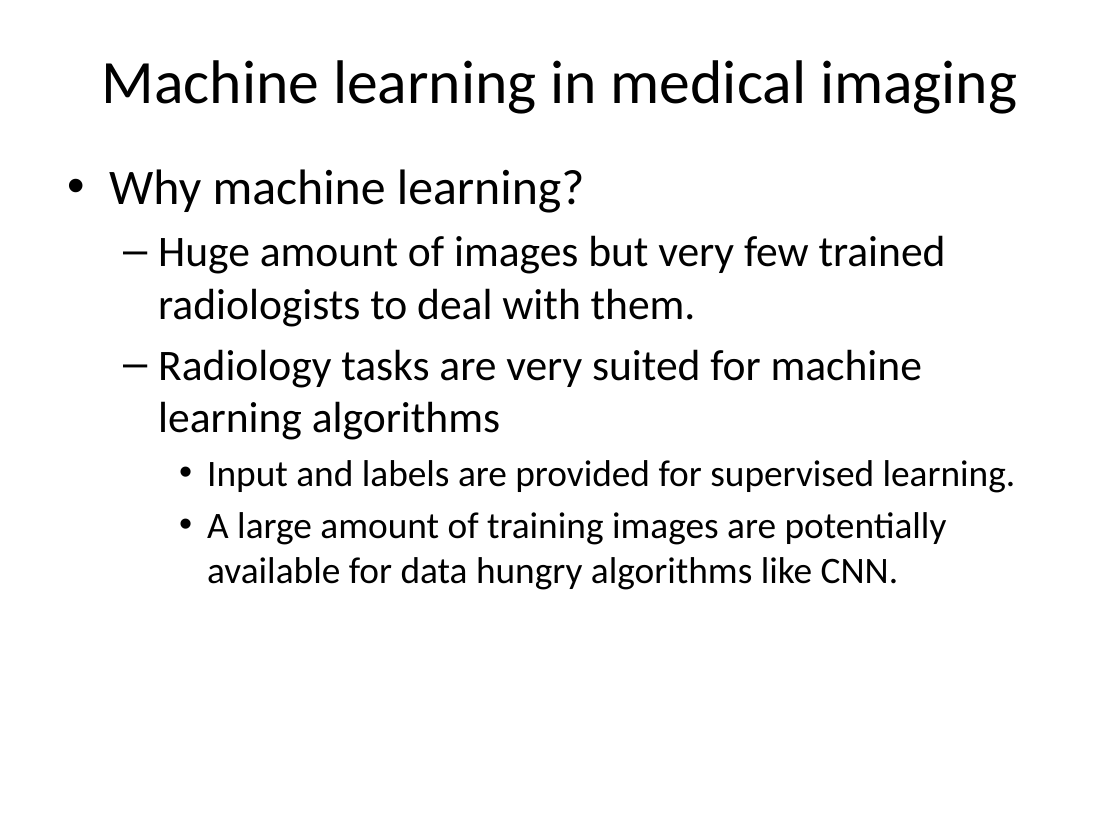
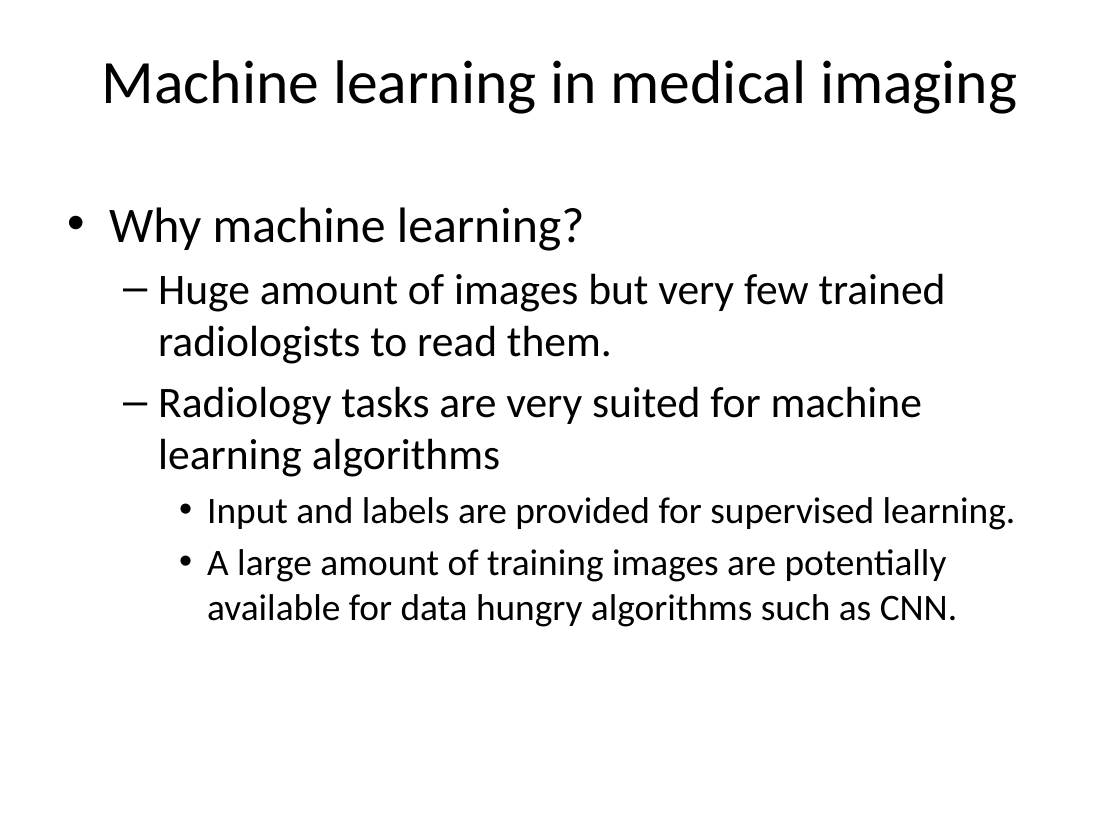
Before and after one commit to WendaZ/PyCharm_data, a slide deck: slide 15 of Machine Learning in Medical Imaging.pptx. Drawn at 1120x840 pixels with LibreOffice and Linux fonts; fonts in the diff are those of the drawing. Boxes give left, top, right and bottom in pixels: in the first picture for what was removed or moved away, otherwise in the second. Text is boxed around its words. In the diff, an @@ line names an element or a change of style, - is before the commit and + after.

```diff
--- a/Machine Learning in Medical Imaging.pptx
+++ b/Machine Learning in Medical Imaging.pptx
@@ text "Why machine learning?": place and size @@
-text "Why machine learning?" at box(109, 169, 1016, 590)
+text "Why machine learning?" at box(109, 207, 1016, 627)
@@ text at box(158, 273, 946, 364): text changed @@
-  – Huge amount of images but very few trained radiologists to deal with them.
+  – Huge amount of images but very few trained radiologists to read them.
@@ text at box(207, 549, 957, 627): text changed @@
-    • A large amount of training images are potentially available for data hungry algorithms like CNN.
+    • A large amount of training images are potentially available for data hungry algorithms such as CNN.
```
